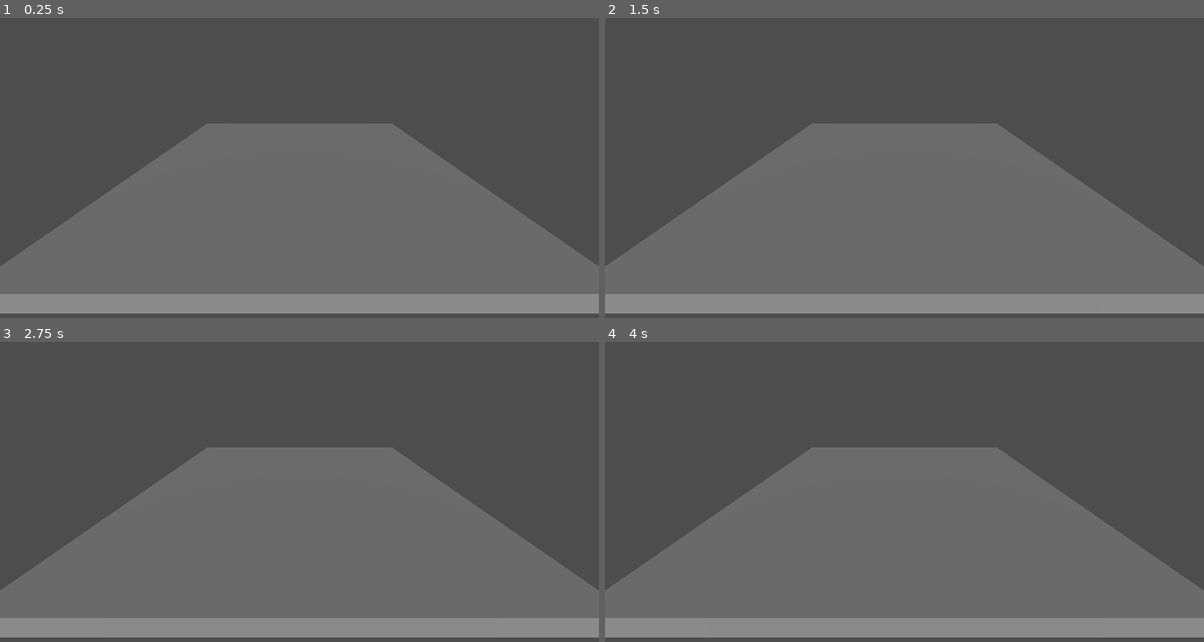
Above: before the commit, frames 1-4 (two rows, left to right).
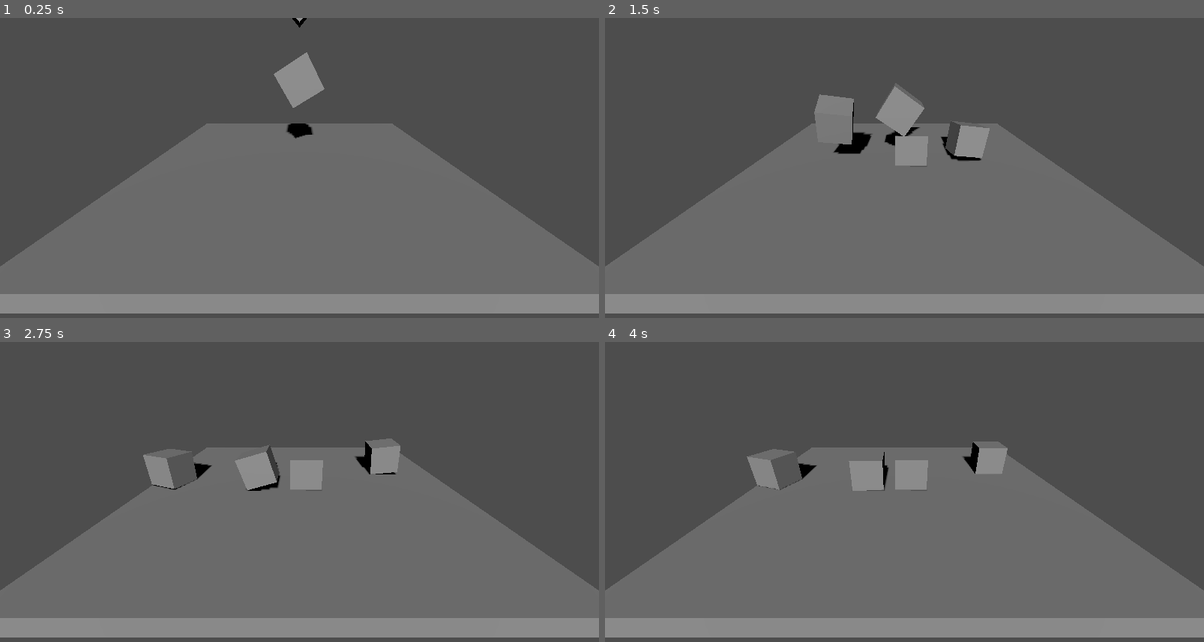
Above: after the commit, the same moments.

Repository: rafal-mi/3d-platformer-game
Game: Godot game, scene res://level_1.tscn
The game is run twice, just before and just after one commit, with the same random seed, the same clock (stepped at 60 frames per second) and the same inputs. The project has no main scene, so this scene is started directly.
Inputs:
- Up to frame 1 (0.25 s): no input
- Up to frame 2 (1.5 s): no input
- Up to frame 3 (2.75 s): no input
- Up to frame 4 (4 s): tap Enter at 3.5 s

The runs differ from the first frame. In frame 1, 1.1% of the frame differs, in the area x 45-55%, y 0-41%; in frame 2, 2.9%, in the area x 34-65%, y 22-50%; in frame 3, 2.6%; in frame 4, 2.3%.

Commit message:
02 Solid Objects & Physics Simulation!

Diff:
--- /dev/null
+++ b/block.tscn
@@ -0,0 +1,13 @@
+[gd_scene load_steps=3 format=3 uid="uid://bv6pnm30wjdqr"]
+
+[sub_resource type="BoxMesh" id="BoxMesh_iwoj3"]
+
+[sub_resource type="BoxShape3D" id="BoxShape3D_68e70"]
+
+[node name="Block" type="RigidBody3D"]
+
+[node name="MeshInstance3D" type="MeshInstance3D" parent="."]
+mesh = SubResource("BoxMesh_iwoj3")
+
+[node name="CollisionShape3D" type="CollisionShape3D" parent="."]
+shape = SubResource("BoxShape3D_68e70")
--- a/level_1.tscn
+++ b/level_1.tscn
@@ -1,4 +1,6 @@
-[gd_scene load_steps=3 format=3 uid="uid://bqgddjfvhidm6"]
+[gd_scene load_steps=4 format=3 uid="uid://bqgddjfvhidm6"]
+
+[ext_resource type="PackedScene" uid="uid://bv6pnm30wjdqr" path="res://block.tscn" id="1_mxvla"]
 
 [sub_resource type="BoxMesh" id="BoxMesh_y7dj4"]
 size = Vector3(10, 0.5, 10)
@@ -23,3 +25,16 @@
 
 [node name="DirectionalLight3D" type="DirectionalLight3D" parent="."]
 transform = Transform3D(1, 0, 0, 0, 0.866025, 0.5, 0, -0.5, 0.866025, 0, 4, 2)
+shadow_enabled = true
+
+[node name="Block1" parent="." instance=ExtResource("1_mxvla")]
+transform = Transform3D(0.866025, -0.5, 0, 0.5, 0.866025, 0, 0, 0, 1, 0, 2.76549, 0)
+
+[node name="Block2" parent="." instance=ExtResource("1_mxvla")]
+transform = Transform3D(0.707107, -0.707107, 0, 0.707107, 0.707107, 0, 0, 0, 1, 0, 4.76549, 0)
+
+[node name="Block3" parent="." instance=ExtResource("1_mxvla")]
+transform = Transform3D(0.258819, -0.965926, 0, 0.965926, 0.258819, 0, 0, 0, 1, 0.707107, 7.05838, 0)
+
+[node name="Block4" parent="." instance=ExtResource("1_mxvla")]
+transform = Transform3D(-2.98023e-08, -1, 0, 1, -2.98023e-08, 0, 0, 0, 1, -0.707107, 8.47259, 0)
